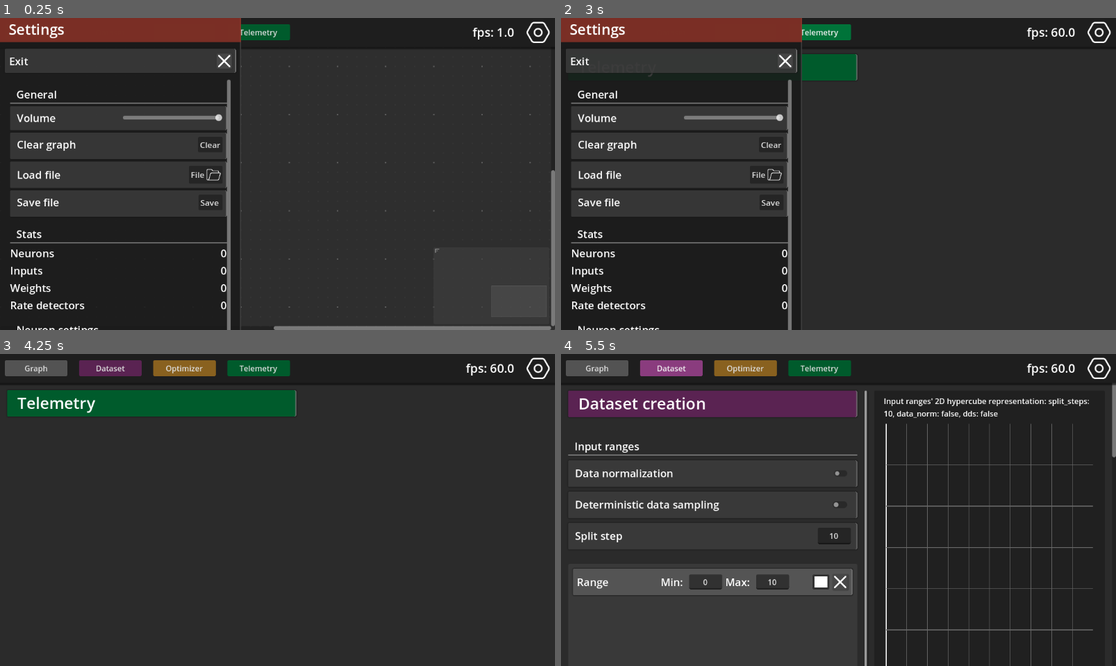
Above: before the commit, frames 1-4 (two rows, left to right).
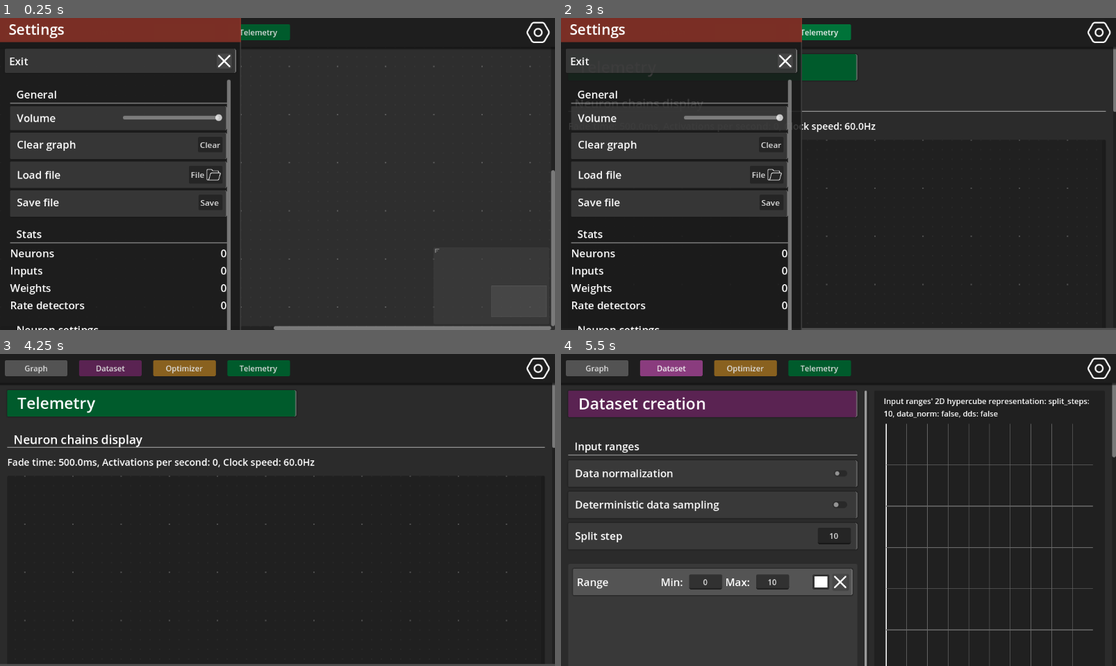
Above: after the commit, the same moments.

Repository: TheHat1/synapse
Game: Godot game, scene res://Main.tscn
The game is run twice, just before and just after one commit, with the same random seed, the same clock (stepped at 60 frames per second) and the same inputs.
Inputs (mouse positions are in pixels of both pictures, inside the frame that each line leads up to):
- Up to frame 1 (0.25 s): no input
- Up to frame 2 (3 s): click "Graph" at 0.5 s; click "Dataset" at 1.25 s; click "Optimizer" at 2 s; click "Telemetry" at 2.75 s
- Up to frame 3 (4.25 s): click (538, 369) at 3.5 s
- Up to frame 4 (5.5 s): click "Graph" at 4.25 s; click "Dataset" at 5 s

The runs differ from the first frame. In frame 1, less than 0.1% of the frame differs, in the area x 85-93%, y 3-7%; in frame 2, 1.1%; in frame 3, 2.3%, in the area x 0-100%, y 3-100%; in frame 4, 0.1%.

Commit message:
Add initial telemetry panel layout. Move fps display in telemetry panel (fps -> Hz)

Diff:
--- a/Main.tscn
+++ b/Main.tscn
@@ -237,11 +237,6 @@
 theme_override_styles/focus = SubResource("StyleBoxFlat_lgr22")
 text = "Telemetry"
 
-[node name="Label" type="Label" parent="Panel/MarginContainer/HBoxContainer"]
-custom_minimum_size = Vector2(50, 0)
-layout_mode = 2
-theme_override_font_sizes/font_size = 25
-
 [node name="TextureButton" type="TextureButton" parent="Panel/MarginContainer/HBoxContainer"]
 custom_minimum_size = Vector2(50, 50)
 layout_mode = 2
--- a/UI/TelemetryPanel.tscn
+++ b/UI/TelemetryPanel.tscn
@@ -1,6 +1,7 @@
-[gd_scene load_steps=4 format=3 uid="uid://dtwr3rhloxt7c"]
+[gd_scene load_steps=9 format=3 uid="uid://dtwr3rhloxt7c"]
 
 [ext_resource type="Script" uid="uid://5hw3vo8thatk" path="res://UI/telemetry_panel.gd" id="1_6tsrf"]
+[ext_resource type="Script" uid="uid://nhwo0h4xgufb" path="res://graph_edit.gd" id="2_4ts4w"]
 
 [sub_resource type="StyleBoxFlat" id="StyleBoxFlat_tk04e"]
 bg_color = Color(0.16924527, 0.1692453, 0.16924521, 1)
@@ -21,6 +22,33 @@
 shadow_color = Color(0.096204735, 0.09620475, 0.096204735, 0.6)
 shadow_size = 3
 
+[sub_resource type="StyleBoxFlat" id="StyleBoxFlat_ayqkj"]
+bg_color = Color(0.6, 0.6, 0.6, 0)
+border_width_bottom = 3
+border_blend = true
+
+[sub_resource type="StyleBoxFlat" id="StyleBoxFlat_4ts4w"]
+content_margin_left = 10.0
+content_margin_top = 10.0
+content_margin_right = 10.0
+content_margin_bottom = 0.0
+bg_color = Color(0.3180199, 0.31801975, 0.31801975, 0.5058824)
+border_width_right = 3
+border_color = Color(0.49354547, 0.4935456, 0.4935453, 1)
+border_blend = true
+corner_radius_top_left = 3
+corner_radius_top_right = 3
+corner_radius_bottom_right = 3
+corner_radius_bottom_left = 3
+shadow_color = Color(0.096204735, 0.09620475, 0.096204735, 0.6)
+shadow_size = 3
+
+[sub_resource type="StyleBoxFlat" id="StyleBoxFlat_1iyfu"]
+bg_color = Color(0.6, 0.6, 0.6, 0)
+
+[sub_resource type="StyleBoxFlat" id="StyleBoxFlat_uan40"]
+bg_color = Color(0.6, 0.6, 0.6, 0)
+
 [node name="TelemetryPanel" type="Control"]
 layout_mode = 3
 anchors_preset = 15
@@ -35,35 +63,42 @@
 anchors_preset = 15
 anchor_right = 1.0
 anchor_bottom = 1.0
+offset_right = 1.0
+offset_bottom = -4.0
 grow_horizontal = 2
 grow_vertical = 2
 theme_override_styles/panel = SubResource("StyleBoxFlat_tk04e")
 
-[node name="MarginContainer" type="MarginContainer" parent="Panel"]
+[node name="ScrollContainer" type="ScrollContainer" parent="Panel"]
 layout_mode = 1
 anchors_preset = 15
 anchor_right = 1.0
 anchor_bottom = 1.0
+offset_right = 1.0
 grow_horizontal = 2
 grow_vertical = 2
+
+[node name="MarginContainer" type="MarginContainer" parent="Panel/ScrollContainer"]
+layout_mode = 2
+size_flags_horizontal = 3
+size_flags_vertical = 3
 theme_override_constants/margin_left = 15
 theme_override_constants/margin_top = 75
 theme_override_constants/margin_right = 15
 theme_override_constants/margin_bottom = 15
 
-[node name="HBoxContainer" type="HBoxContainer" parent="Panel/MarginContainer"]
-layout_mode = 2
-
-[node name="VBoxContainer" type="VBoxContainer" parent="Panel/MarginContainer/HBoxContainer"]
-custom_minimum_size = Vector2(600, 0)
-layout_mode = 2
-
-[node name="Panel" type="Panel" parent="Panel/MarginContainer/HBoxContainer/VBoxContainer"]
-custom_minimum_size = Vector2(270, 55)
-layout_mode = 2
+[node name="VBoxContainer" type="VBoxContainer" parent="Panel/ScrollContainer/MarginContainer"]
+layout_mode = 2
+size_flags_horizontal = 3
+theme_override_constants/separation = 15
+
+[node name="Panel" type="Panel" parent="Panel/ScrollContainer/MarginContainer/VBoxContainer"]
+custom_minimum_size = Vector2(600, 55)
+layout_mode = 2
+size_flags_horizontal = 0
 theme_override_styles/panel = SubResource("StyleBoxFlat_6tsrf")
 
-[node name="Label" type="Label" parent="Panel/MarginContainer/HBoxContainer/VBoxContainer/Panel"]
+[node name="Label" type="Label" parent="Panel/ScrollContainer/MarginContainer/VBoxContainer/Panel"]
 layout_mode = 0
 offset_left = 21.0
 offset_top = 3.0
@@ -71,3 +106,144 @@
 offset_bottom = 42.0
 theme_override_font_sizes/font_size = 33
 text = "Telemetry"
+
+[node name="Neuron chains" type="Panel" parent="Panel/ScrollContainer/MarginContainer/VBoxContainer"]
+custom_minimum_size = Vector2(0, 50)
+layout_mode = 2
+theme_override_styles/panel = SubResource("StyleBoxFlat_ayqkj")
+
+[node name="HBoxContainer" type="HBoxContainer" parent="Panel/ScrollContainer/MarginContainer/VBoxContainer/Neuron chains"]
+layout_mode = 0
+offset_left = 13.0
+offset_top = 15.0
+offset_right = 440.0
+offset_bottom = 46.0
+theme_override_constants/separation = 139
+
+[node name="Label" type="Label" parent="Panel/ScrollContainer/MarginContainer/VBoxContainer/Neuron chains/HBoxContainer"]
+layout_mode = 2
+theme_override_font_sizes/font_size = 25
+text = "Neuron chains display"
+
+[node name="Label" type="Label" parent="Panel/ScrollContainer/MarginContainer/VBoxContainer"]
+layout_mode = 2
+theme_override_font_sizes/font_size = 20
+text = "Fade time: 0.1ms, Activations per second: 0, Clock speed: 0Hz"
+
+[node name="TelemetryGraphEdit" type="GraphEdit" parent="Panel/ScrollContainer/MarginContainer/VBoxContainer"]
+custom_minimum_size = Vector2(0, 800)
+layout_mode = 2
+size_flags_vertical = 3
+scroll_offset = Vector2(-551, -800)
+grid_pattern = 1
+right_disconnects = true
+connection_lines_curvature = 0.0
+connection_lines_thickness = 3.0
+zoom_min = 0.4
+zoom_max = 2.5
+show_menu = false
+show_zoom_label = true
+show_zoom_buttons = false
+show_grid_buttons = false
+show_arrange_button = false
+script = ExtResource("2_4ts4w")
+
+[node name="HBoxContainer" type="HBoxContainer" parent="Panel/ScrollContainer/MarginContainer/VBoxContainer"]
+layout_mode = 2
+theme_override_constants/separation = 10
+
+[node name="ShowPolarity" type="Panel" parent="Panel/ScrollContainer/MarginContainer/VBoxContainer/HBoxContainer"]
+custom_minimum_size = Vector2(500, 55)
+layout_mode = 2
+size_flags_vertical = 4
+tooltip_text = "Toogles if the connections have a colour representing its polarity."
+theme_override_styles/panel = SubResource("StyleBoxFlat_4ts4w")
+
+[node name="HBoxContainer" type="HBoxContainer" parent="Panel/ScrollContainer/MarginContainer/VBoxContainer/HBoxContainer/ShowPolarity"]
+layout_mode = 0
+offset_left = 14.0
+offset_top = 10.0
+offset_right = 487.0
+offset_bottom = 44.0
+
+[node name="Label" type="Label" parent="Panel/ScrollContainer/MarginContainer/VBoxContainer/HBoxContainer/ShowPolarity/HBoxContainer"]
+layout_mode = 2
+theme_override_font_sizes/font_size = 22
+text = "Show connection polarity"
+
+[node name="Control" type="Control" parent="Panel/ScrollContainer/MarginContainer/VBoxContainer/HBoxContainer/ShowPolarity/HBoxContainer"]
+layout_mode = 2
+size_flags_horizontal = 3
+
+[node name="DataNormButton" type="CheckButton" parent="Panel/ScrollContainer/MarginContainer/VBoxContainer/HBoxContainer/ShowPolarity/HBoxContainer"]
+layout_mode = 2
+mouse_default_cursor_shape = 2
+theme_override_constants/icon_max_width = 29
+theme_override_styles/focus = SubResource("StyleBoxFlat_1iyfu")
+icon_alignment = 2
+
+[node name="FadeTime" type="Panel" parent="Panel/ScrollContainer/MarginContainer/VBoxContainer/HBoxContainer"]
+custom_minimum_size = Vector2(500, 55)
+layout_mode = 2
+size_flags_vertical = 4
+tooltip_text = "The time it takes for the elements to fade back to 0."
+theme_override_styles/panel = SubResource("StyleBoxFlat_4ts4w")
+
+[node name="HBoxContainer" type="HBoxContainer" parent="Panel/ScrollContainer/MarginContainer/VBoxContainer/HBoxContainer/FadeTime"]
+layout_mode = 1
+offset_left = 14.0
+offset_top = 10.0
+offset_right = 483.0
+offset_bottom = 44.0
+
+[node name="Label" type="Label" parent="Panel/ScrollContainer/MarginContainer/VBoxContainer/HBoxContainer/FadeTime/HBoxContainer"]
+layout_mode = 2
+theme_override_font_sizes/font_size = 22
+text = "Fade time"
+
+[node name="Control" type="Control" parent="Panel/ScrollContainer/MarginContainer/VBoxContainer/HBoxContainer/FadeTime/HBoxContainer"]
+layout_mode = 2
+
+[node name="HSlider" type="HSlider" parent="Panel/ScrollContainer/MarginContainer/VBoxContainer/HBoxContainer/FadeTime/HBoxContainer"]
+layout_mode = 2
+size_flags_horizontal = 3
+size_flags_vertical = 1
+min_value = 0.1
+max_value = 1000.0
+step = 0.1
+value = 500.0
+tick_count = 10
+ticks_on_borders = true
+ticks_position = 3
+
+[node name="Separator" type="Panel" parent="Panel/ScrollContainer/MarginContainer/VBoxContainer"]
+custom_minimum_size = Vector2(0, 5)
+layout_mode = 2
+theme_override_styles/panel = SubResource("StyleBoxFlat_uan40")
+
+[node name="Neuron chains2" type="Panel" parent="Panel/ScrollContainer/MarginContainer/VBoxContainer"]
+custom_minimum_size = Vector2(0, 50)
+layout_mode = 2
+theme_override_styles/panel = SubResource("StyleBoxFlat_ayqkj")
+
+[node name="HBoxContainer" type="HBoxContainer" parent="Panel/ScrollContainer/MarginContainer/VBoxContainer/Neuron chains2"]
+layout_mode = 0
+offset_left = 13.0
+offset_top = 15.0
+offset_right = 440.0
+offset_bottom = 46.0
+theme_override_constants/separation = 139
+
+[node name="Label" type="Label" parent="Panel/ScrollContainer/MarginContainer/VBoxContainer/Neuron chains2/HBoxContainer"]
+layout_mode = 2
+theme_override_font_sizes/font_size = 25
+text = "Activations per second plot"
+
+[node name="GraphDisplay" type="Panel" parent="Panel/ScrollContainer/MarginContainer/VBoxContainer"]
+custom_minimum_size = Vector2(0, 950)
+layout_mode = 2
+size_flags_vertical = 0
+
+[connection signal="connection_request" from="Panel/ScrollContainer/MarginContainer/VBoxContainer/TelemetryGraphEdit" to="Panel/ScrollContainer/MarginContainer/VBoxContainer/TelemetryGraphEdit" method="_on_connection_request"]
+[connection signal="disconnection_request" from="Panel/ScrollContainer/MarginContainer/VBoxContainer/TelemetryGraphEdit" to="Panel/ScrollContainer/MarginContainer/VBoxContainer/TelemetryGraphEdit" method="_on_disconnection_request"]
+[connection signal="value_changed" from="Panel/ScrollContainer/MarginContainer/VBoxContainer/HBoxContainer/FadeTime/HBoxContainer/HSlider" to="." method="_on_h_slider_value_changed"]
--- a/UI/telemetry_panel.gd
+++ b/UI/telemetry_panel.gd
@@ -1,4 +1,19 @@
 extends Control
+
+var fadeTime: float = 500.0
+var activationsPerSecond: int
+var elapsed: = 0.0
 
 func _ready() -> void:
 	size = get_viewport().get_visible_rect().size
+
+func _process(delta: float) -> void:
+	$Panel/ScrollContainer/MarginContainer/VBoxContainer/Label.text = "Fade time: " + str(fadeTime) + "ms, Activations per second: " + str(activationsPerSecond) + ", Clock speed: " + str(Engine.get_frames_per_second()) + "Hz"
+	elapsed = elapsed + delta
+	if(elapsed >= 1):
+		activationsPerSecond = activationsPerSecond - activationsPerSecond
+		elapsed = 0.0
+
+
+func _on_h_slider_value_changed(value: float) -> void:
+	fadeTime = value
--- a/graph_edit.gd
+++ b/graph_edit.gd
@@ -5,9 +5,6 @@
 
 func _ready() -> void:
 	size = get_viewport().get_visible_rect().size
-
-func  _process(_delta: float) -> void:
-	$"../../Panel/MarginContainer/HBoxContainer/Label".text = "fps: " + str(Engine.get_frames_per_second())
 
 func _input(event: InputEvent):
 	if event is InputEventMouseButton and Input.is_mouse_button_pressed(MOUSE_BUTTON_RIGHT):
